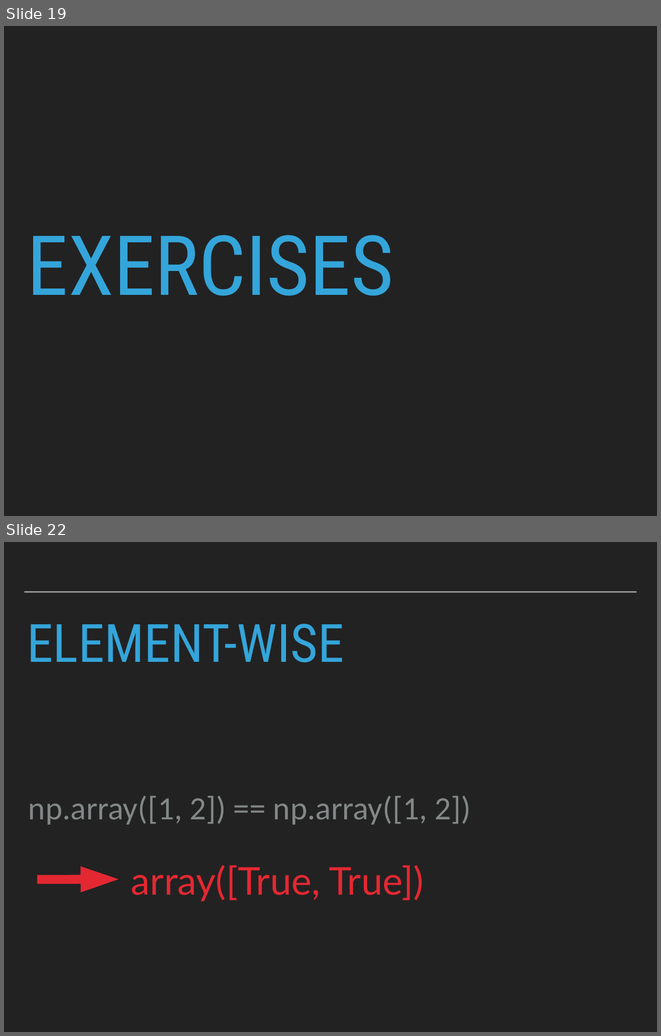
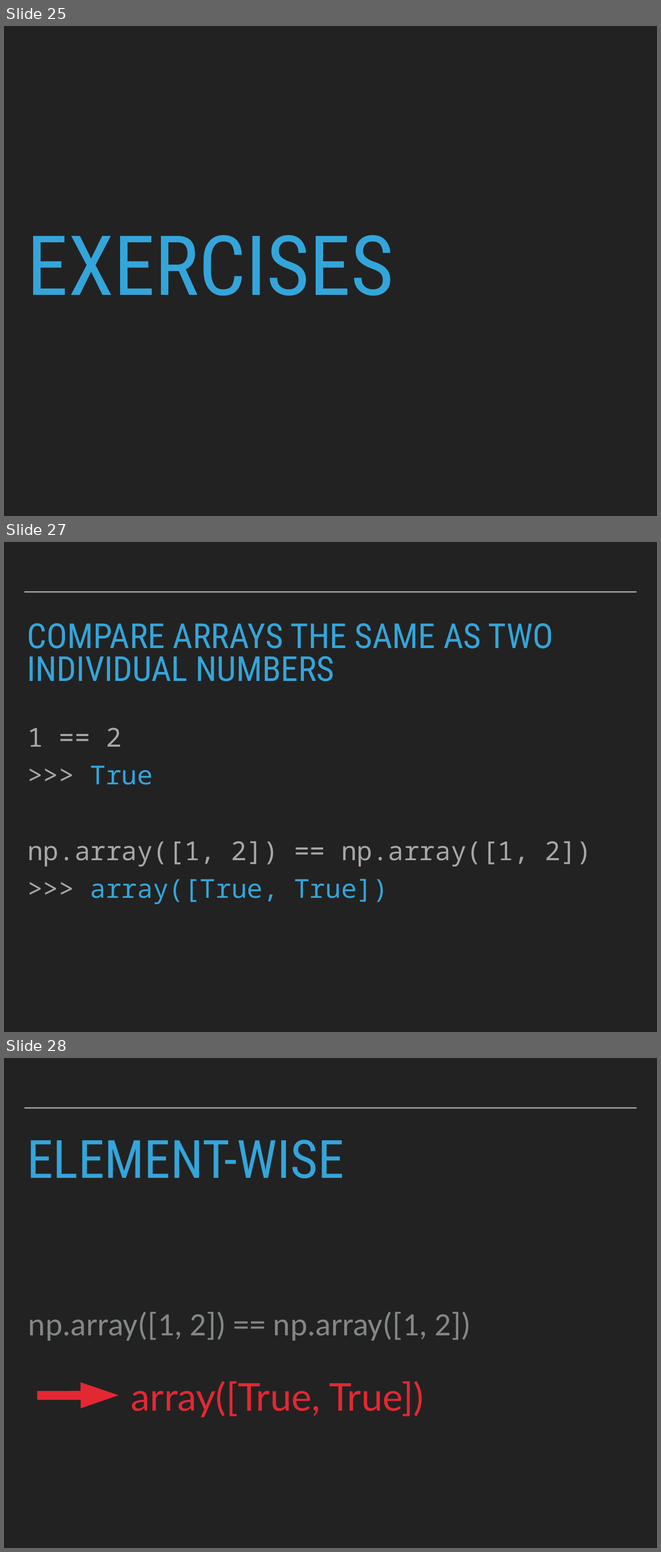
Before and after one commit to patricks1/python-for-data-science, a slide deck: Session05/Session5_Slides.pptx. Shown one above the other, each under a label of ours: slides 19 and 22 before the commit, slides 25, 27 and 28 after it; the slides between them are not shown. The pictures are 661x1036 and 661x1552 pixels, drawn with LibreOffice and Linux fonts; fonts in the diff are those of the drawing. Boxes give left, top, right and bottom in pixels: in the first picture for what was removed or moved away, otherwise in the second. Text is boxed around its words. In the diff, an @@ line names an element or a change of style, - is before the commit and + after.

```diff
--- a/Session05/Session5_Slides.pptx
+++ b/Session05/Session5_Slides.pptx
@@ slide 27 added at box(4, 542, 657, 1032), background #222222; not listed: 1 template element that a slide beside it also shows @@
@@ title added at box(27, 623, 554, 681), 54 pt, text #34A5DA @@
+COMPARE ARRAYS THE SAME AS TWO INDIVIDUAL NUMBERS
@@ text added at box(27, 728, 592, 904), 41 pt, text #A7A7A7 @@
+1 == 2
+>>> True
+np.array([1, 2]) == np.array([1, 2])
+>>> array([True, True])
@@ what was slide 19 is now slide 25 @@
@@ what was slide 22 is now slide 28 @@
```
Also in this commit, not shown: 4 slides changed, 13 other slides added, 5 slides removed, 2 other files.
